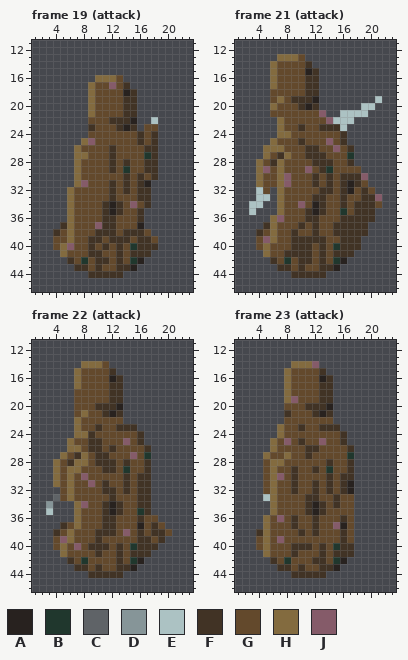
File history of a pixel-art file, aseprite/performance-sets/Necromancer.ase. The first picture shows the starting point.
24x48 pixels, 34 frames. Shown: frame 19 (attack): x 1..23, y 11..46; frame 21 (attack): x 1..23, y 11..46; frame 22 (attack): x 1..23, y 11..46; frame 23 (attack): x 1..23, y 11..46. The commit also changed other frames, which this record leaves out.
Palette (. is transparent): A #28221f  B #20372d  C #5f6367  D #869598  E #acc2c3  F #413325  G #63492c  H #836b3f  J #855b69
Pixels before, frame 19 (attack), first column x 4:
16 ......HHHG.....
17 .....HGGJGF....
18 .....HGGGGAF...
19 .....HGGGGFF...
20 .....HGGGGFF...
21 .....HGGGGFF...
22 .....GGGFFFA..E
23 .....FGGGFAF.GG
24 .....GGGGGGGFGF
25 ....HJGGGGGGFGF
26 ...HGGGGFGGGGFF
27 ...HHGGGFGGGGBF
28 ...HGGGGFGFGGFF
29 ...HGGGGFGBGGFF
30 ...HGGGGGGFGFGF
31 ...HJGGGFGFGFA.
32 ..HGGGGGFGFGFF.
33 ..HGGGGGFGGGFF.
34 ..HGGGGFAFGJGF.
35 ..HGGGGFAFGGF..
36 ..HGGGGFFGGGF..
37 .FHGGGJFFGGGA..
38 FGHGGGFFFGFFFG.
39 GGHGGFFGFFFGFFG
40 GHJGGFGFGFGBFFF
41 .HGGGFFGGFGFFF.
42 ..FGBGFFGFGBA..
43 ...FFGFGGFFA...
44 .....FFFFF.....
Pixels before, frame 21 (attack), first column x 3:
13 ....HHHG...........
14 ...HGGGGF..........
15 ...HGGGGAF.........
16 ...HGGGGFF.........
17 ...HGGGGFF.........
18 ...GGGGGFF.........
19 ...GHGFFFA........E
20 ...HGGGFAF......EE.
21 ...GGGGGGGJ..EEEE..
22 ....HGGGGGGJEEE....
23 ....HGGFGGFFFE.....
24 ....HHGGGGGGGF.....
25 ...HGGGFGGGJGF.....
26 ..HHHGGGFFGGJGF....
27 ..HGFHGGFFFGGGB....
28 .HGFHGGGGFFFGGF....
29 .HJGHGGGJGFBGGGG...
30 .HGGHJGGGFGFGFFFJ..
31 .HGGHJGGGFGFGFAFG..
32 .EG.HGGGGGFFGFAGFG.
33 .EE.HGGGGFFGGFGGFFJ
34 EE..HGGJGAFGGFGFFFG
35 E...HGGGFAFGGBGFFF.
36 ...HJGGGFFGGGFFFFF.
37 ..FHGGGFGFGGFFFFF..
38 .FGHGGFGGFGGFFFFF..
39 .GJHGGFFFFFGGFFF...
40 .GHGGGFFFGFGBFFF...
41 ..HGGFFFFGFGFFF....
42 ...FGBGFFGFGBA.....
43 ....FFGFGGFFA......
44 ......FFFFF........
Pixels before, frame 22 (attack), first column x 3:
14 .....HHHG.........
15 ....HGGGGF........
16 ....HGGGGAF.......
17 ....HGGGGFF.......
18 ....GGGGGFF.......
19 ....GGGGGFF.......
20 ....GGGFFFA.......
21 ....GHGGFAF.......
22 ....HGGGGGG.......
23 ....HGGFGGFFF.....
24 ....HHFGGGGGGF....
25 ...HGGFFGGGJGF....
26 ...HHGFFGFGGGGF...
27 ..HGFHGFFGGGJGB...
28 .HGFHHGFFFGFGGF...
29 .HGHHGGGFFGBGGF...
30 .HGHGJGGGGGFGFF...
31 .HGHGGJGFGGFGFF...
32 ..GHGGGGFFGFGFF...
33 .CGHGGGGGFGGGFF...
34 D...HJGGFAFGGFF...
35 E...HGGGFAFGGBF...
36 ....HGGGFFGGGFGG..
37 ..FGHGGGFFGGGAGFG.
38 .FGHGGGFFFGJGFGFFG
39 .GJHGGGFGGGGGFFGF.
40 .GHGJGFFFGFGBFFF..
41 ..HGGGGFGGFGFFF...
42 ...FGBGGGGFGBA....
43 ....FFGFGGFFA.....
44 ......FFFFF.......
Pixels before, frame 23 (attack), first column x 4:
14 .....HHHJ.....
15 ....HGGGGF....
16 ....HGGGGAF...
17 ....HGGGGFF...
18 ....HGGGGFF...
19 ....HJGGGFF...
20 ....GGGFFFA...
21 ....FGGGFAF...
22 ....GGGGGGG...
23 ...HGGFGGFFF..
24 ...HGGGGGGGGF.
25 ..HGJGFGGJGGF.
26 ..HGGGGFFGGGGF
27 .HGGHGGFGGGGGB
28 .GHHGGGGGGFGGF
29 .GHGGFGGFGBGGF
30 .GHJGFGGGGFGFF
31 .GHGGFGGFGFGFA
32 .GHGGFGGFGFGFA
33 .EHGGGGFFGGFGG
34 ..HGGGGFAFGFGG
35 ..HGGGGFAFGGGG
36 .HGJGFGGFGGGFG
37 .HGGGFGGFGGJAG
38 FHGGGGFGFGGGFG
39 GHGJGGGGGGGGFG
40 GHGGGFFFGFGBFF
41 .HGGGFGGGFGFFF
42 ..FGBGGGFFGBA.
43 ...FFGFGGFFA..
44 .....FFFFF....
After the commit:
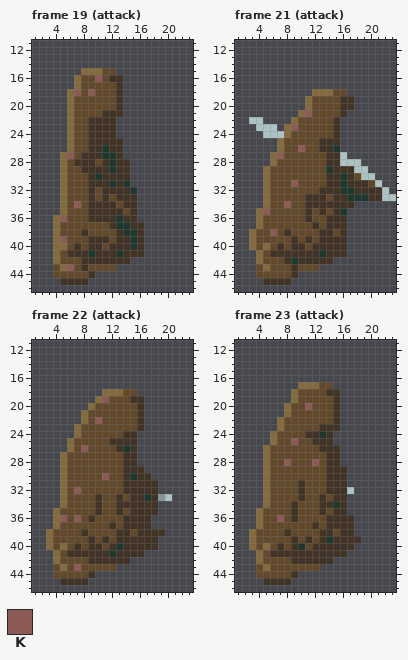
Colours new in this view: K #8d5b57
Commit message: Add Necromancer NE/NW attack animations All Necromancer attack animations are complete!
Diff:
layer "n" now hidden
layer "ne" now shown
Changed rows in their new state; - is an unchanged pixel.
Frame 19 (attack):
first column x 4:
15 ----HHHGG------
16 ---HGGKGFF-----
17 ---HGG--GF.----
18 --HKGK---F..---
19 --HGGG---F..---
20 --HGGG---F..---
21 --HGGG-FFF..---
22 --HGGFFF-...--.
23 --HGG-FFF...-..
24 --HGGFFFF......
25 --HGGFFFFF.....
26 --HG-FFB-F.....
27 -HKGFFFBBF.....
28 -HGFFF-FBF-....
29 -HGGFFFFBFF....
30 -HGG-FBFFF-....
31 -HGGGFFFBFB...-
32 -HG--F-F-F-B..-
33 -HG--F-FGFFF..-
34 -HGK-FF-FGFF..-
35 -HG--FF-F--F.--
36 HKG--FF--BFF.--
37 HGG---GG-BBFF--
38 H-G-F-GGGFBB-.-
39 HKG----FG--B-..
40 H-GF--FGF-F--..
41 HGFFFB-FFBF--.-
42 HGG-FF--F-F..--
43 GHKG--G--...---
44 GGGGG-....-----
45 -FFFF----------
Frame 21 (attack):
first column x 3:
13 ----....-------------
14 ---......------------
15 ---.......-----------
16 ---.......-----------
17 ---.......-----------
18 ---......HHHGG-------
19 ---.....HGGGGFF---.--
20 ---.....HGGGGFF-..---
21 ---....HK-GGGF...----
22 EE--..H----GF..------
23 -EEE.HKG--GG-.-------
24 --EEE-------F.-------
25 ---.H--G--FFF.-------
26 --..---KGGFFB..------
27 --.HKG--GGGFFE.------
28 -..HG----GG-FEEE-----
29 -.H-G---G-G-FFFEE----
30 -.H-GG---G--FB-GEE---
31 -.H-GGK--G--FBF-FGE--
32 -.HGG-------FBBF-FFE-
33 -.HGG---F---F-BBB-FEE
34 ..HGGK-GFF-FF-F....--
35 .HKGG----G--F-....---
36 -HGGG----G-FF-....---
37 -HGG---G---F--...----
38 HG-K-FG--GFFG-...----
39 H-GG---G-G-FF-..-----
40 H---F---GF-FF-..-----
41 -HGFF----FBF--.------
42 -HGG-FB--F-F..-------
43 -GHGGGFG--...--------
44 -GGGGG-....----------
45 --FFFF---------------
Frame 22 (attack):
first column x 3:
14 -----....---------
15 ----......--------
16 ----.......-------
17 ----.......-------
18 ----....HHHGG-----
19 ----...HKGGGFF----
20 ----..HGGGGGGF----
21 ----.---GGGGGF----
22 ----.H-K---GGF----
23 -------G--GGGF----
24 -----GG----FF.----
25 ------GG-FFFF.----
26 ----GKGG-GFBF..---
27 ----GG-GG--FF..---
28 -.HGGG-GGG--F..---
29 -.HGG---GG-FFF.---
30 -.HG-G--K---B-----
31 -.HG--G-G---F--F--
32 --HGK---GG--F--F--
33 -.HG---F-GF-F-BFDE
34 .-HGGG-FGG-FF--F--
35 .HGGG--FGG--FF-F--
36 -HKGK-F-GG-FF-F.--
37 -HG-G---G--FFFF..-
38 HG-G-F-GGGFF--F--.
39 H-GG--FGF-FFF--F.-
40 H---F---GFBFF-----
41 -HGFFFF-FB-F--.---
42 -HGG-GFFFF-F..----
43 -GHGKG-G--...-----
44 -GGGGG-....-------
45 --FFFF------------
Frame 23 (attack):
first column x 3:
14 ------....------
15 -----......-----
16 -----.......----
17 -----..HHHGG----
18 -----.H---G-F---
19 -----.H---GGF---
20 -----H--KGGGF---
21 -----H---GGGF---
22 ----H-------F---
23 -------G--------
24 ---HG---FFBF..--
25 -----GKG-FFF..--
26 --HG----GGFFF..-
27 -----G--G--FF..-
28 --HGGK---K--F..-
29 --HG--G--G-FFF.-
30 --HGG-G-----F-.-
31 --HG--GF-G--F-.-
32 --HG--GF-G--F-E-
33 --HG---FGGF--F.-
34 --HG--F-GG-FBF.-
35 -HGG--F-GG--FF.-
36 -HG-K----G-FF-F-
37 -HG---G----FFFF-
38 HGG--F-G-GFF--F-
39 H-G-G-F-F-FBF-FF
40 H---F--BGF-FF---
41 -HGFFF-FFF-F--.-
42 -HGG-GFFF--F..--
43 -GHGGG-G--...---
44 -GGGGG-....-----
45 --FFFF----------
